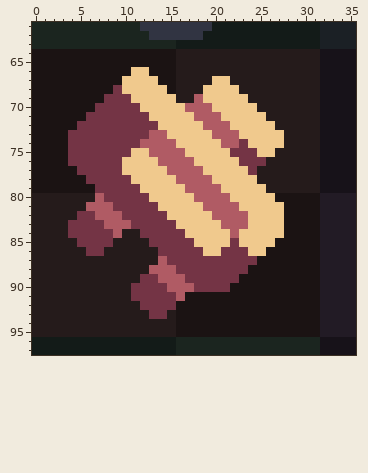
One commit to this pixel-art file: assets/sprites/atlas/sorted-atlas.ase. The picture above is the old version.
736x736 pixels, 1 frame. Colours within 5 levels of each other are drawn and written as one. Shown: x 0..35, y 61..97. The commit also changed other parts of the picture, which this record leaves out.
After:
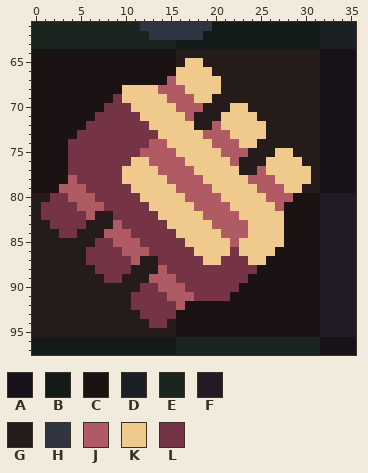
Palette (. is transparent): A #171219  B #131b18  C #1b1313  D #1b2025  E #1b251f  F #221b25  G #251b1b  H #313442  J #b05b64  K #f0c98d  L #743445
The exact change:
--- layer "stuff"
@@ x 0..35 @@
 64 CCCCCCCCCCCCCCCCGGGGGGGGGGGGGGGGAAAA
-65 CCCCCCCCCCCCCCCCGGGGGGGGGGGGGGGGAAAA
-66 CCCCCCCCCCCKKCCCGGGGGGGGGGGGGGGGAAAA
-67 CCCCCCCCCCKKKKCCGGGGKKGGGGGGGGGGAAAA
-68 CCCCCCCCCLKKKKKCGGGKKKKGGGGGGGGGAAAA
-69 CCCCCCCCLLLKKKKKGGJKKKKKGGGGGGGGAAAA
-70 CCCCCCCLLLLLKKKKKJJJKKKKKGGGGGGGAAAA
-71 CCCCCCLLLLLLLKKKKKJJJKKKKKGGGGGGAAAA
-72 CCCCCLLLLLLLLLKKKKKJJJKKKKKGGGGGAAAA
-73 CCCCLLLLLLLLLJJKKKKKJJJKKKKKGGGGAAAA
-74 CCCCLLLLLLLLJJJJKKKKKJJLKKKKGGGGAAAA
-75 CCCCLLLLLLLKKJJJJKKKKKLLLKKGGGGGAAAA
-76 CCCCLLLLLLKKKKJJJJKKKKKLLLGGGGGGAAAA
-77 CCCCCLLLLLKKKKKJJJJKKKKKLGGGGGGGAAAA
-78 CCCCCCLLLLLKKKKKJJJJKKKKKGGGGGGGAAAA
-79 CCCCCCCLLLLLKKKKKJJJJKKKKKGGGGGGAAAA
-80 GGGGGGGJLLLLLKKKKKJJJJKKKKKCCCCCFFFF
-81 GGGGGGJJJLLLLLKKKKKJJJJKKKKKCCCCFFFF
-82 GGGGGLLJJJLLLLLKKKKKJJJJKKKKCCCCFFFF
-83 GGGGLLLLJJJLLLLLKKKKKJJJKKKKCCCCFFFF
-84 GGGGLLLLLJGGLLLLLKKKKKJKKKKKCCCCFFFF
-85 GGGGGLLLLGGGGLLLLLKKKKLKKKKCCCCCFFFF
-86 GGGGGGLLGGGGGGLLLLLKKLLLKKCCCCCCFFFF
-87 GGGGGGGGGGGGGGJLLLLLLLLLLCCCCCCCFFFF
-88 GGGGGGGGGGGGGJJJLLLLLLLLCCCCCCCCFFFF
-89 GGGGGGGGGGGGLLJJJLLLLLLCCCCCCCCCFFFF
-90 GGGGGGGGGGGLLLLJJJLLLLCCCCCCCCCCFFFF
-91 GGGGGGGGGGGLLLLLJCCCCCCCCCCCCCCCFFFF
-92 GGGGGGGGGGGGLLLLCCCCCCCCCCCCCCCCFFFF
-93 GGGGGGGGGGGGGLLGCCCCCCCCCCCCCCCCFFFF
-94 GGGGGGGGGGGGGGGGCCCCCCCCCCCCCCCCFFFF
+65 CCCCCCCCCCCCCCCCGKKGGGGGGGGGGGGGAAAA
+66 CCCCCCCCCCCCCCCCKKKKGGGGGGGGGGGGAAAA
+67 CCCCCCCCCCCCCCCJKKKKKGGGGGGGGGGGAAAA
+68 CCCCCCCCCCKKKKJJJKKKKGGGGGGGGGGGAAAA
+69 CCCCCCCCCLKKKKKJJJKKGGGGGGGGGGGGAAAA
+70 CCCCCCCCLLLKKKKKJJJGGGKKGGGGGGGGAAAA
+71 CCCCCCCLLLLLKKKKKJGGGKKKKGGGGGGGAAAA
+72 CCCCCCLLLLLLLKKKKKGGJKKKKKGGGGGGAAAA
+73 CCCCCLLLLLLLLLKKKKKJJJKKKKGGGGGGAAAA
+74 CCCCLLLLLLLLLJJKKKKKJJJKKGGGGGGGAAAA
+75 CCCCLLLLLLLLJJJJKKKKKJJJGGGKKGGGAAAA
+76 CCCCLLLLLLLKKJJJJKKKKKJGGGKKKKGGAAAA
+77 CCCCLLLLLLKKKKJJJJKKKKKGGJKKKKKGAAAA
+78 CCCCJLLLLLKKKKKJJJJKKKKKJJJKKKKGAAAA
+79 CCCJJJLLLLLKKKKKJJJJKKKKKJJJKKGGAAAA
+80 GGLLJJJLLLLLKKKKKJJJJKKKKKJJJCCCFFFF
+81 GLLLLJJJLLLLLKKKKKJJJJKKKKKJCCCCFFFF
+82 GLLLLLJGGLLLLLKKKKKJJJJKKKKKCCCCFFFF
+83 GGLLLLGGGJLLLLLKKKKKJJJJKKKKCCCCFFFF
+84 GGGLLGGGJJJLLLLLKKKKKJJJKKKKCCCCFFFF
+85 GGGGGGGLLJJJLLLLLKKKKKJKKKKKCCCCFFFF
+86 GGGGGGLLLLJJJLLLLLKKKKLKKKKCCCCCFFFF
+87 GGGGGGLLLLLJGGLLLLLKKLLLKKCCCCCCFFFF
+88 GGGGGGGLLLLGGGJLLLLLLLLLLCCCCCCCFFFF
+89 GGGGGGGGLLGGGJJJLLLLLLLLCCCCCCCCFFFF
+90 GGGGGGGGGGGGLLJJJLLLLLLCCCCCCCCCFFFF
+91 GGGGGGGGGGGLLLLJJJLLLLCCCCCCCCCCFFFF
+92 GGGGGGGGGGGLLLLLJCCCCCCCCCCCCCCCFFFF
+93 GGGGGGGGGGGGLLLLCCCCCCCCCCCCCCCCFFFF
+94 GGGGGGGGGGGGGLLGCCCCCCCCCCCCCCCCFFFF
 95 GGGGGGGGGGGGGGGGCCCCCCCCCCCCCCCCFFFF
Pixel boxes of the changes (left, top, right, bottom) in both pictures:
changed: (41, 58, 311, 328)
